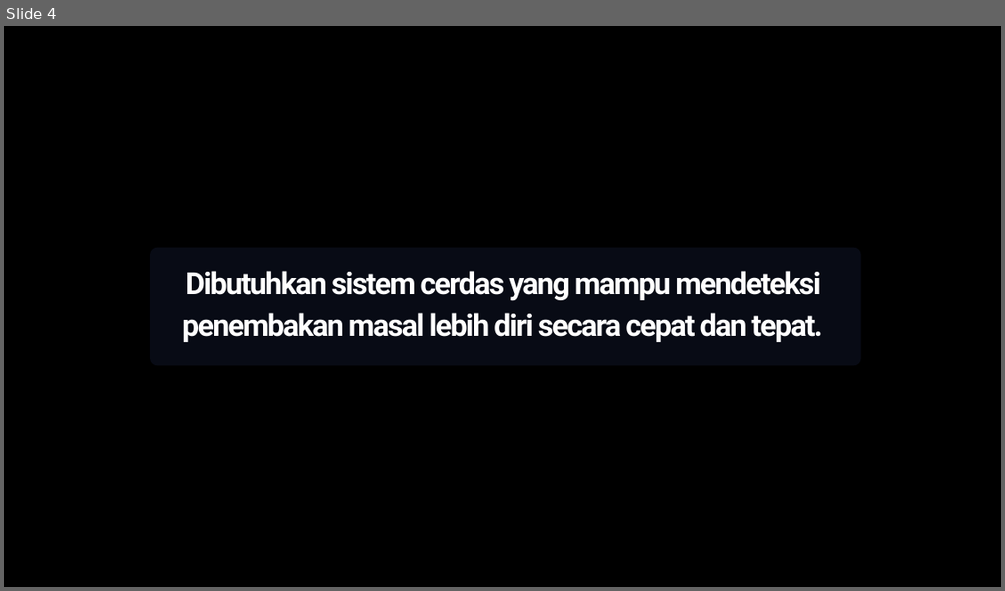
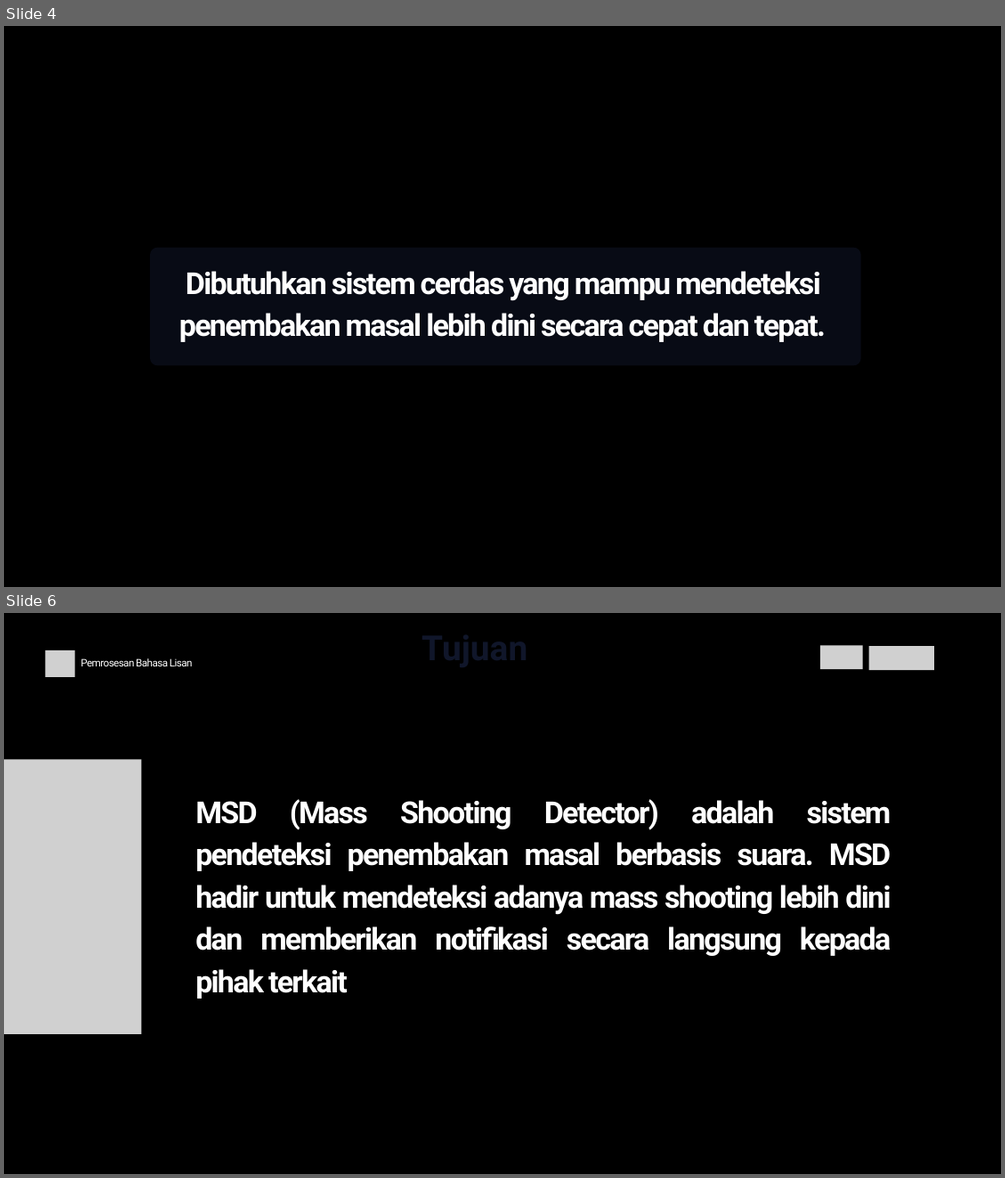
Before and after one commit to dhekmass12/mass-shooting-detector, a slide deck: Mass Shooting Detector.pptx. Shown one above the other, each under a label of ours: slide 4 before the commit, slides 4 and 6 after it; the slides between them are not shown. The pictures are 1005x591 and 1005x1178 pixels, drawn with LibreOffice and Linux fonts; fonts in the diff are those of the drawing; grey boxes stand for pictures; background and template pictures are left out. Boxes give left, top, right and bottom in pixels: in the first picture for what was removed or moved away, otherwise in the second. Text is boxed around its words. In the diff, an @@ line names an element or a change of style, - is before the commit and + after.

```diff
--- a/Mass Shooting Detector.pptx
+++ b/Mass Shooting Detector.pptx
@@ slide 6 added at (4,613,1001,1174), background #000000 @@
@@ picture added at (45,650,75,677) @@
@@ text added at (81,658,193,666), 15 pt, text #FFFFFF @@
+Pemrosesan Bahasa Lisan
@@ picture added at (820,645,862,669) @@
@@ picture added at (869,646,934,670) @@
@@ picture added at (4,759,141,1034) @@
@@ text added at (195,799,891,998), 43.6 pt, text #FFFFFF, bold @@
+MSD (Mass Shooting Detector) adalah sistem pendeteksi penembakan masal berbasis suara. MSD hadir untuk mendeteksi adanya mass shooting lebih dini dan memberikan notifikasi secara langsung kepada pihak terkait
@@ slide 4 changed as well @@
@@ text at (179,271,825,342): text changed @@
-Dibutuhkan sistem cerdas yang mampu mendeteksi penembakan masal lebih diri secara cepat dan tepat.
+Dibutuhkan sistem cerdas yang mampu mendeteksi penembakan masal lebih dini secara cepat dan tepat.
```
Also in this commit, not shown: 5 other slides changed, 16 other slides added, 5 slides removed, 5 other files.
